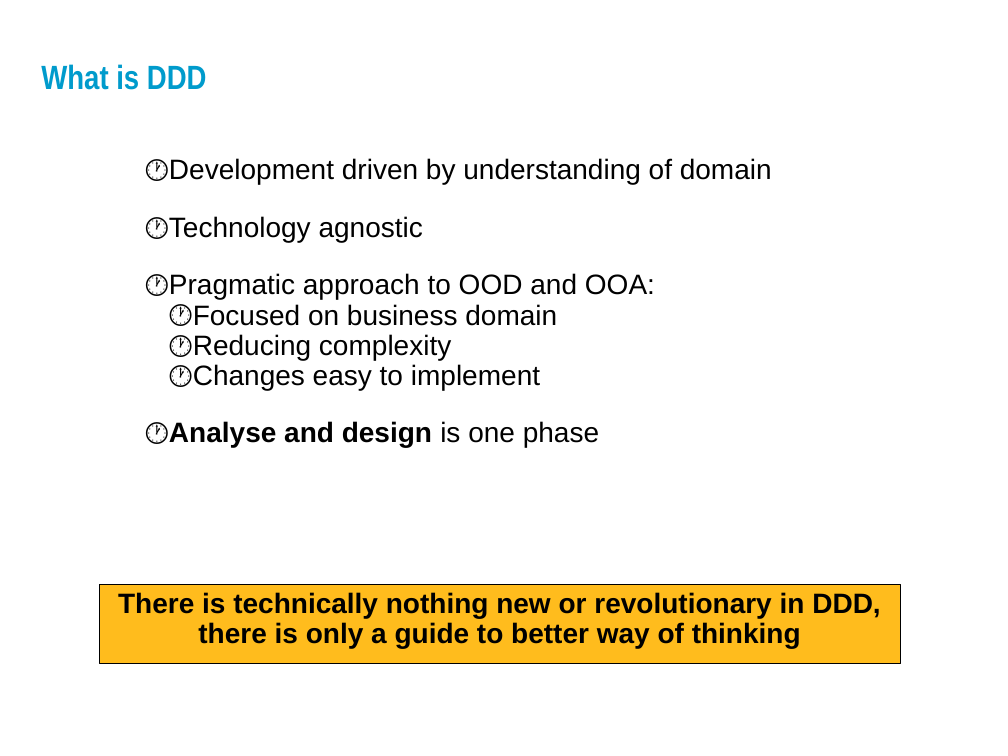
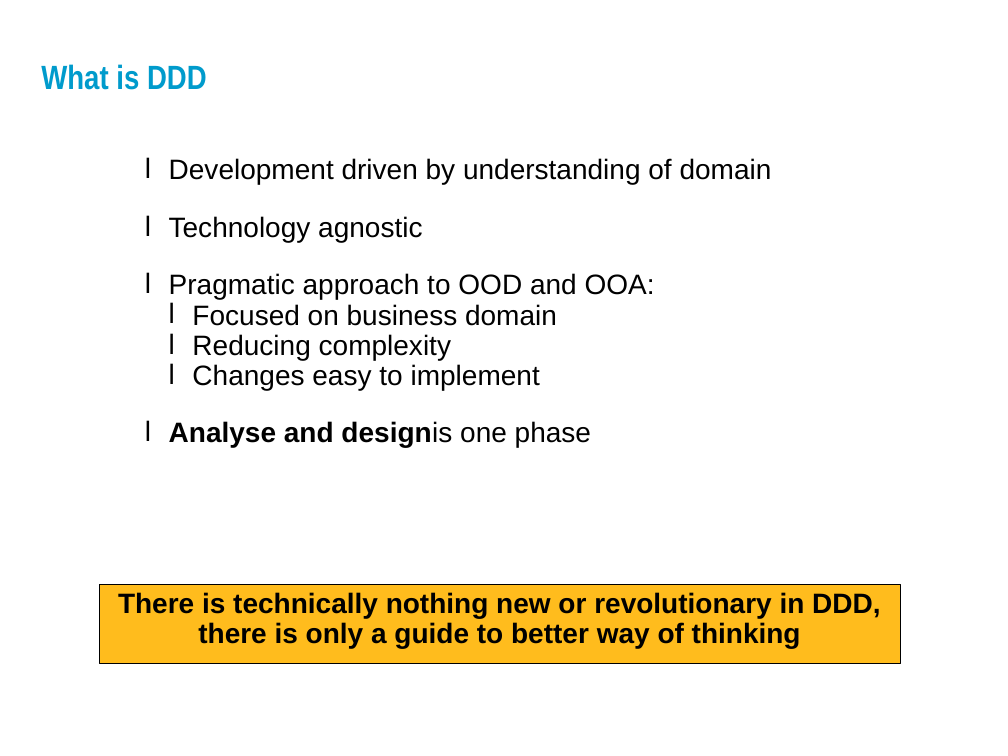
Before and after one commit to zrezur/MyPresentations, a slide deck: slide 11 of Domain driven design_1_en.pptx. Drawn at 1008x756 pixels with LibreOffice and Linux fonts; fonts in the diff are those of the drawing; background and template pictures are left out. Boxes give left, top, right and bottom in pixels: in the first picture for what was removed or moved away, otherwise in the second. Text is boxed around its words. In the diff, an @@ line names an element or a change of style, - is before the commit and + after.

```diff
--- a/Domain driven design_1_en.pptx
+++ b/Domain driven design_1_en.pptx
@@ text at (169, 158, 772, 390): bullet 🕐 to l @@
@@ text at (169, 421, 591, 448): text changed @@
-    🕐 Analyse and design is one phase
+    l Analyse and designis one phase
```
Also in this commit, not shown: 5 other slides changed, 1 other file.
